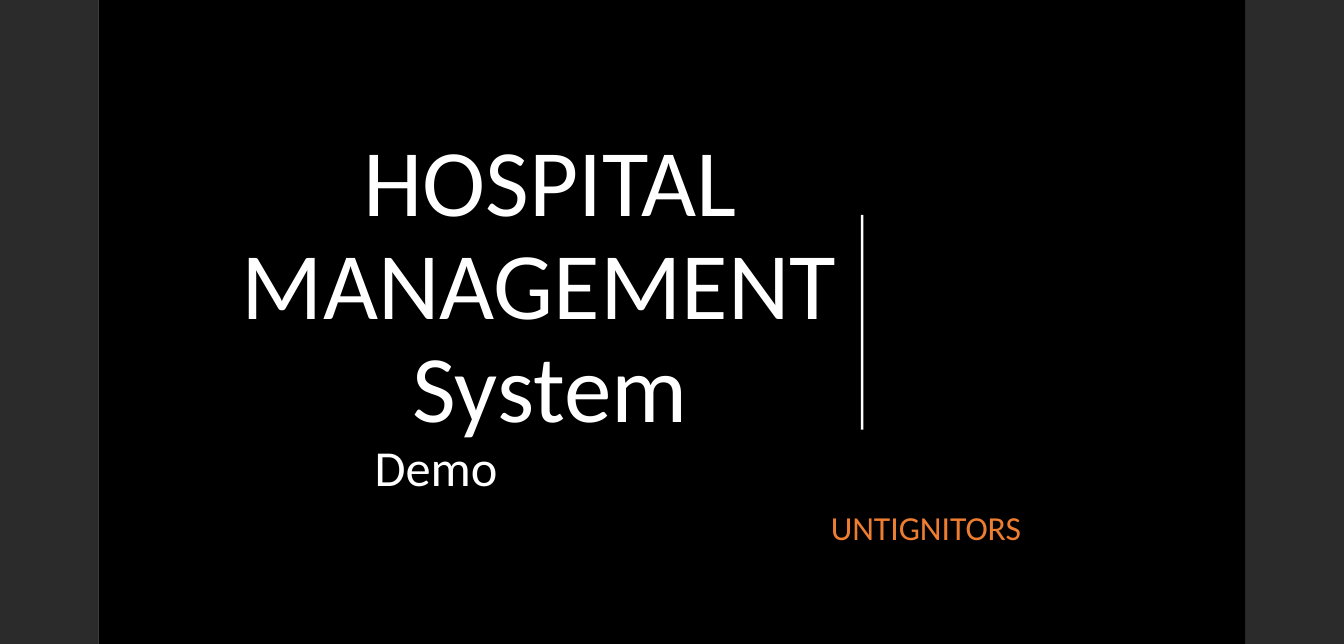
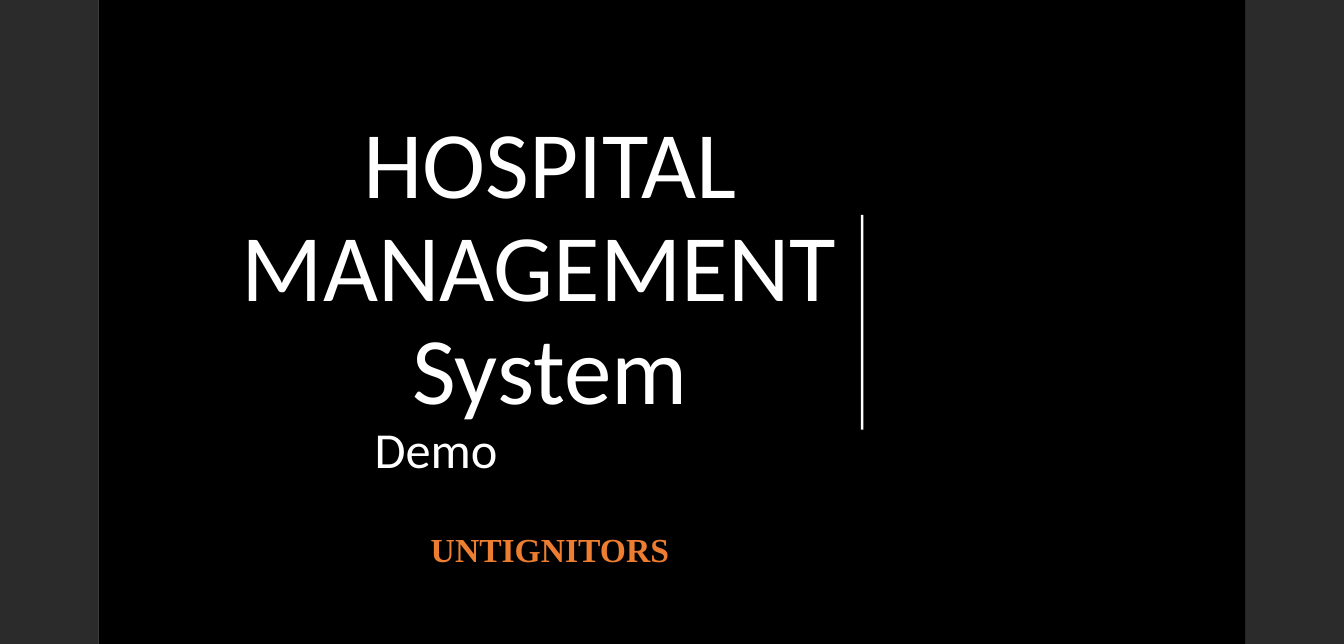
Before and after one commit to abhayarora23UNT/HMS_WebApp, a slide deck: slide 1 of HMS/Untignitots-del-5.pptx. Drawn at 1344x644 pixels with LibreOffice and Linux fonts; fonts in the diff are those of the drawing; background and template pictures are left out; a plain dark background stands for a picture behind light text. Boxes give left, top, right and bottom in pixels: in the first picture for what was removed or moved away, otherwise in the second. Text is boxed around its words. In the diff, an @@ line names an element or a change of style, - is before the commit and + after.

```diff
--- a/HMS/Untignitots-del-5.pptx
+++ b/HMS/Untignitots-del-5.pptx
@@ title "HOSPITAL MANAGEMENT System Demo UNTIGNITORS" at bbox=[242, 136, 836, 563]: font Calibri to Times New Roman, bold on in "UNTIGNITORS" @@
```
Also in this commit, not shown: 2 other slides changed, 1 slide added.
